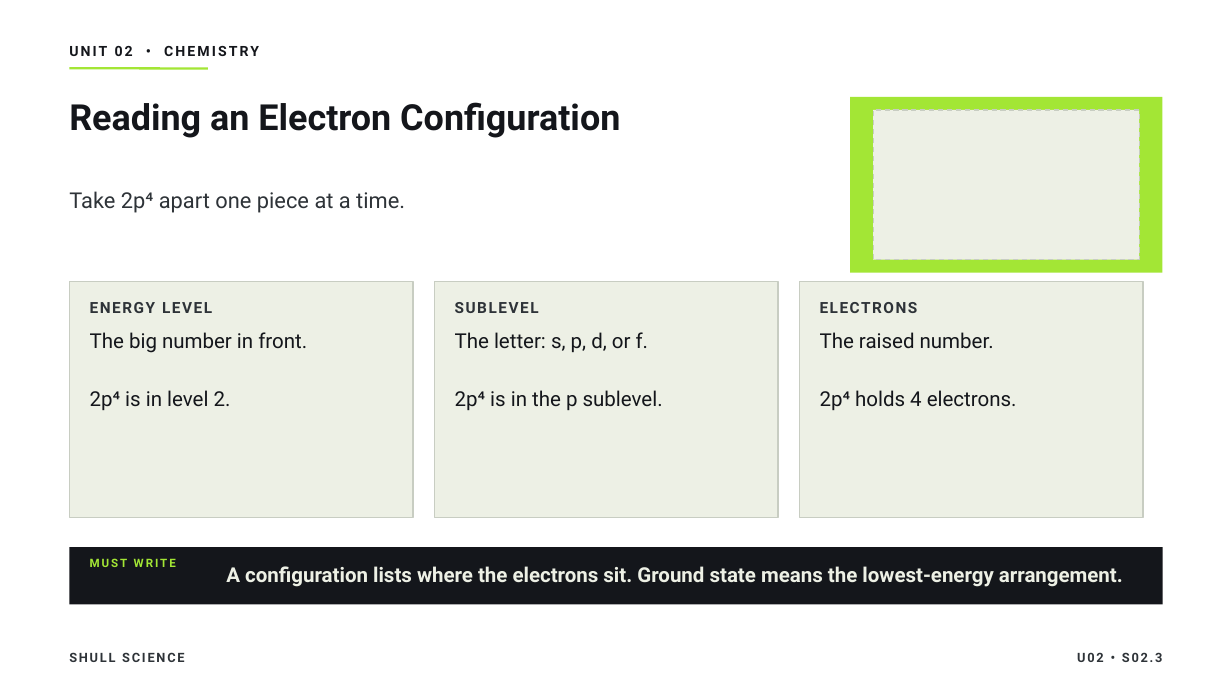
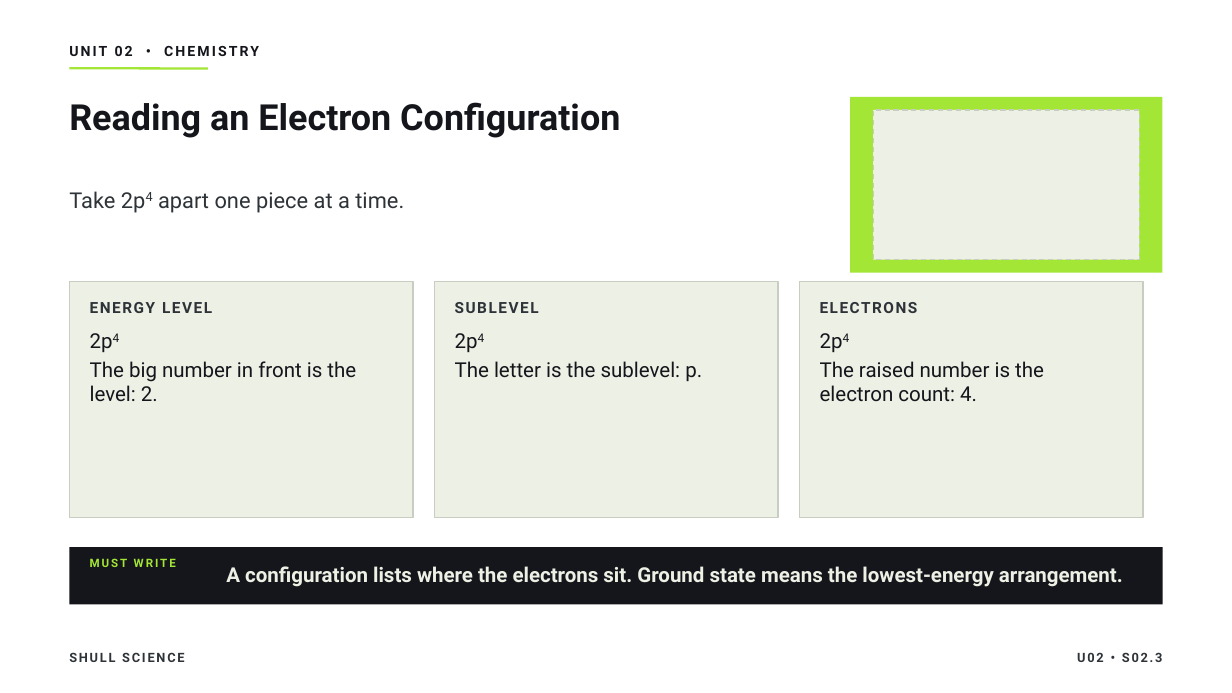
Before and after one commit to Hayabusa015/WorkWork, a slide deck: slide 3 of deliverables/chem-u02/SHULL_CHEM_Slides_U02_S02.3.pptx. Drawn at 1232x693 pixels with LibreOffice and Linux fonts; fonts in the diff are those of the drawing. Boxes give left, top, right and bottom in pixels: in the first picture for what was removed or moved away, otherwise in the second. Text is boxed around its words. In the diff, an @@ line names an element or a change of style, - is before the commit and + after.

```diff
--- a/deliverables/chem-u02/SHULL_CHEM_Slides_U02_S02.3.pptx
+++ b/deliverables/chem-u02/SHULL_CHEM_Slides_U02_S02.3.pptx
@@ text at (69, 191, 404, 213): text changed @@
-Take 2p⁴ apart one piece at a time.
+Take 2p4 apart one piece at a time.
@@ text at (90, 361, 356, 401): text changed @@
-The big number in front.
-2p⁴ is in level 2.
+2p4
+The big number in front is the level: 2.
@@ text at (455, 361, 702, 381): text changed @@
-The letter: s, p, d, or f.
-2p⁴ is in the p sublevel.
+2p4
+The letter is the sublevel: p.
@@ text at (820, 361, 1044, 401): text changed @@
-The raised number.
-2p⁴ holds 4 electrons.
+2p4
+The raised number is the electron count: 4.
```
Also in this commit, not shown: 8 other slides changed, 2 slides added, 6 other files.
